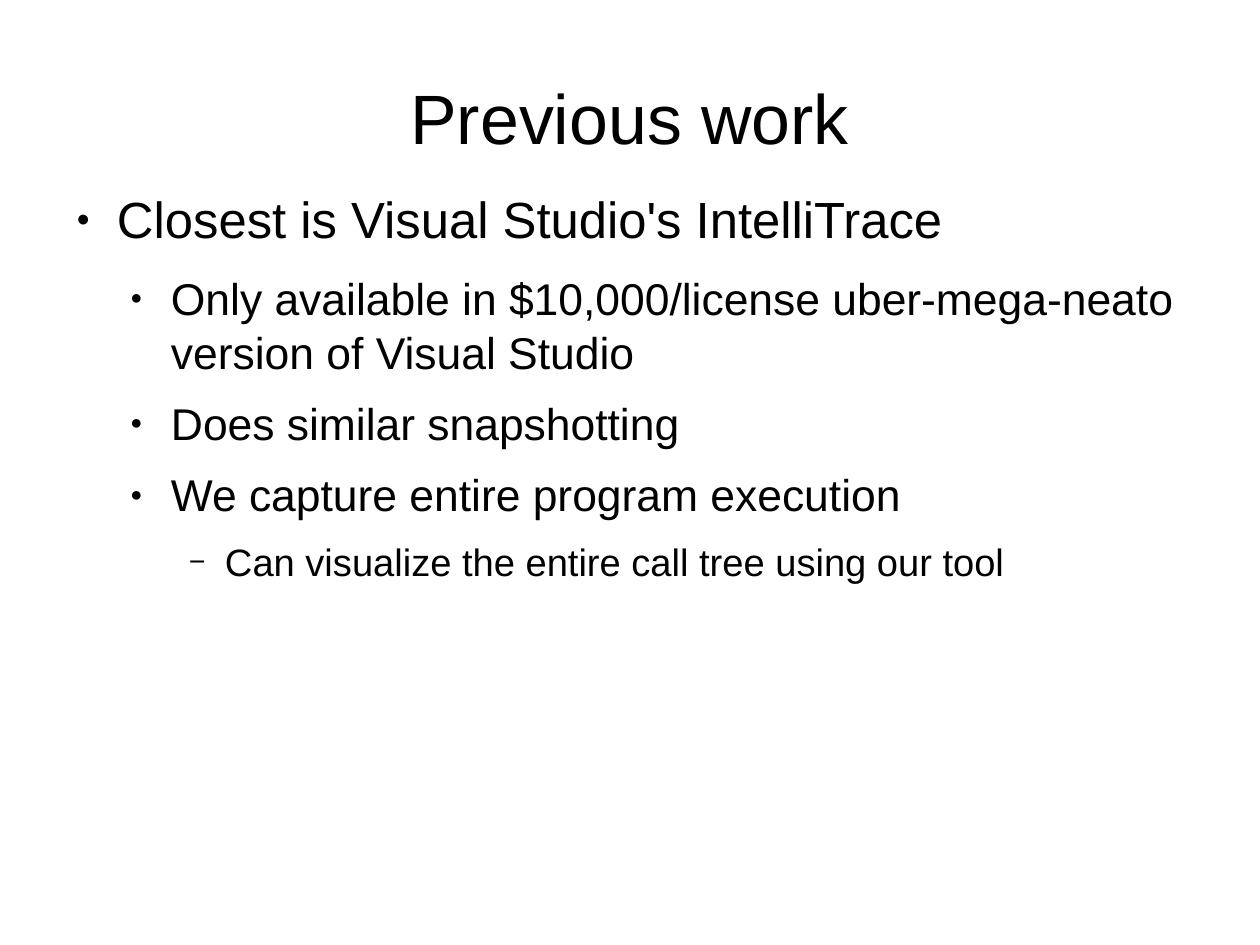
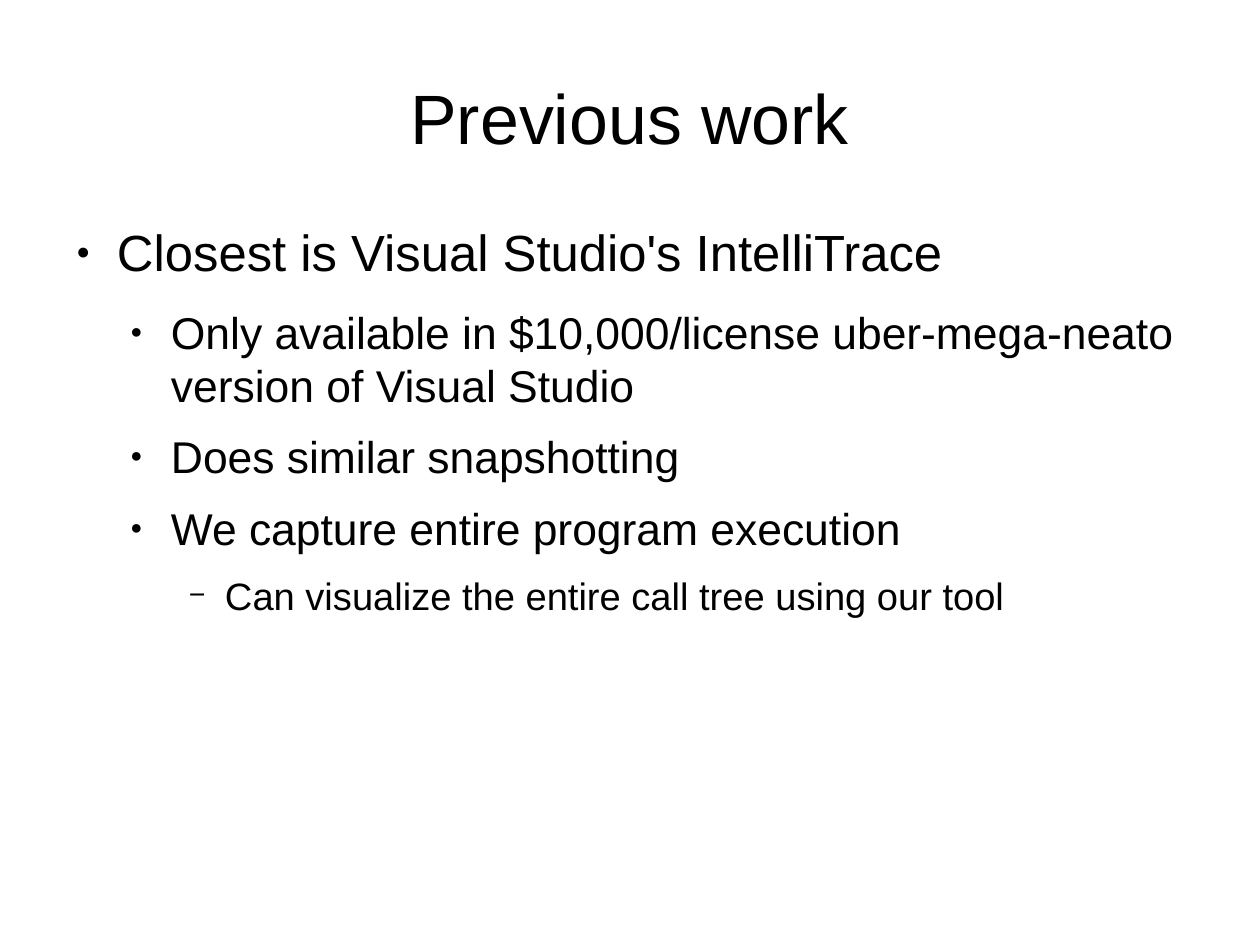
Before and after one commit to dcsommer/CS240H-Final-Project, a slide deck: slide 15 of demo.odp (slide 13 before the commit). Drawn at 1260x945 pixels with LibreOffice and Linux fonts; fonts in the diff are those of the drawing. Boxes give left, top, right and bottom in pixels: in the first picture for what was removed or moved away, otherwise in the second. Text is boxed around its words. In the diff, an @@ line names an element or a change of style, - is before the commit and + after.

```diff
--- a/demo.odp
+++ b/demo.odp
@@ text "Closest is Visual Studio's IntelliTrace": place and size @@
-text "Closest is Visual Studio's IntelliTrace" at (117, 201, 1173, 584)
+text "Closest is Visual Studio's IntelliTrace" at (117, 234, 1173, 618)
```
Also in this commit, not shown: 1 other slide changed, 4 slides added, 2 slides removed.
